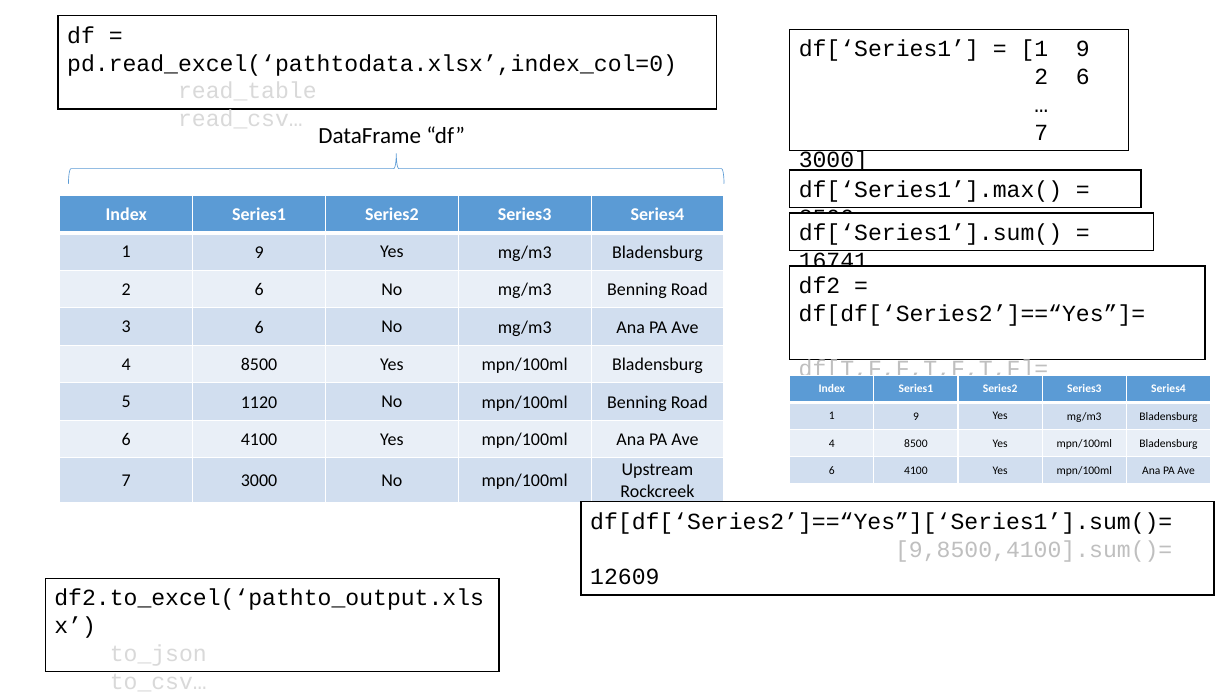
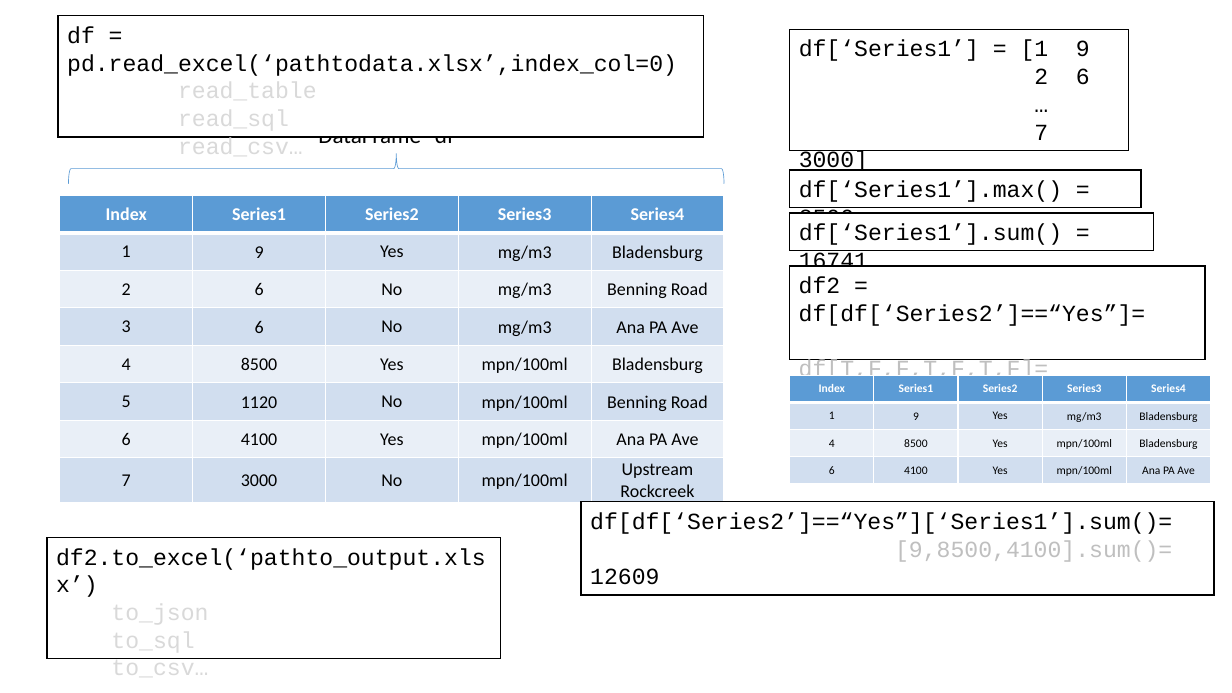
Before and after one commit to LimnoTech/Python-Data-Analysis-Course, a slide deck: slide 12 of Day2/PythonDataAnalysis.pptx. Drawn at 1232x693 pixels with LibreOffice and Linux fonts; fonts in the diff are those of the drawing. Boxes give left, top, right and bottom in pixels: in the first picture for what was removed or moved away, otherwise in the second. Text is boxed around its words. In the diff, an @@ line names an element or a change of style, - is before the commit and + after.

```diff
--- a/Day2/PythonDataAnalysis.pptx
+++ b/Day2/PythonDataAnalysis.pptx
@@ rectangle "df = pd.read_excel(‘pathtodata.xlsx’,index_col=0)": place and size @@
-rectangle "df = pd.read_excel(‘pathtodata.xlsx’,index_col=0)" at [58,16,717,109]
+rectangle "df = pd.read_excel(‘pathtodata.xlsx’,index_col=0)" at [58,16,704,137]
@@ text in rectangle at [178,107,289,133]: paragraph added @@
+read_sql
@@ rectangle "df2.to_excel(‘pathto_output.xlsx’)": place and size @@
-rectangle "df2.to_excel(‘pathto_output.xlsx’)" at [45,579,499,672]
+rectangle "df2.to_excel(‘pathto_output.xlsx’)" at [47,538,501,659]
@@ text in rectangle at [111,629,194,655]: paragraph added @@
+to_sql
```
Also in this commit, not shown: 1 other slide changed.
